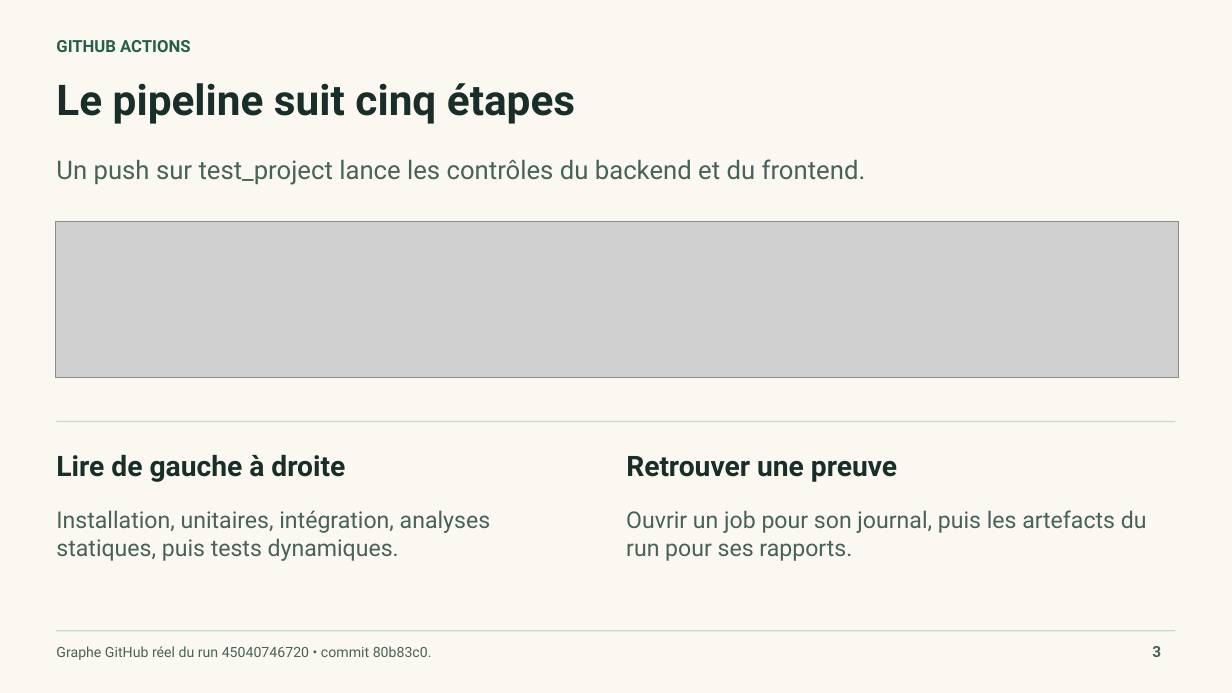
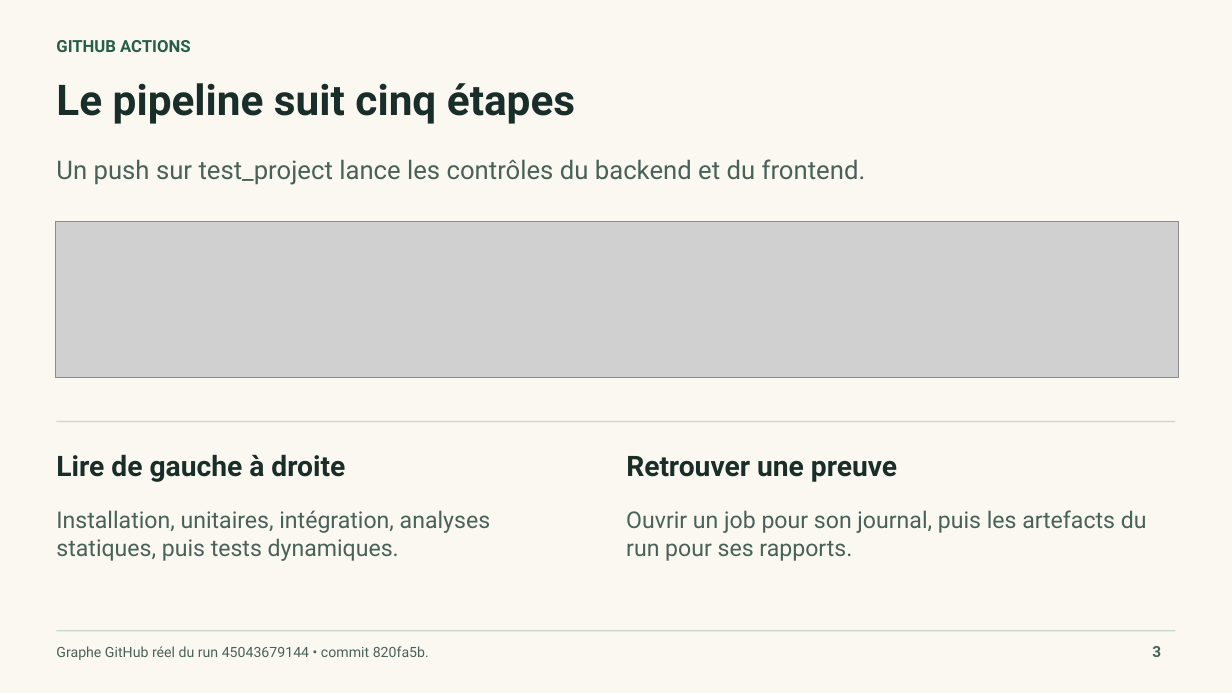
Before and after one commit to WasMas/Farm_App, a slide deck: slide 3 of docs/quality/Fieldbook-Soutenance.pptx. Drawn at 1232x693 pixels with LibreOffice and Linux fonts; fonts in the diff are those of the drawing; grey boxes stand for pictures. Boxes give left, top, right and bottom in pixels: in the first picture for what was removed or moved away, otherwise in the second. Text is boxed around its words. In the diff, an @@ line names an element or a change of style, - is before the commit and + after.

```diff
--- a/docs/quality/Fieldbook-Soutenance.pptx
+++ b/docs/quality/Fieldbook-Soutenance.pptx
@@ text at bbox=[56, 646, 429, 660]: text changed @@
-Graphe GitHub réel du run 45040746720 • commit 80b83c0.
+Graphe GitHub réel du run 45043679144 • commit 820fa5b.
```
Also in this commit, not shown: 2 other slides changed, 1 slide added, 1 slide removed, 3 other files.
